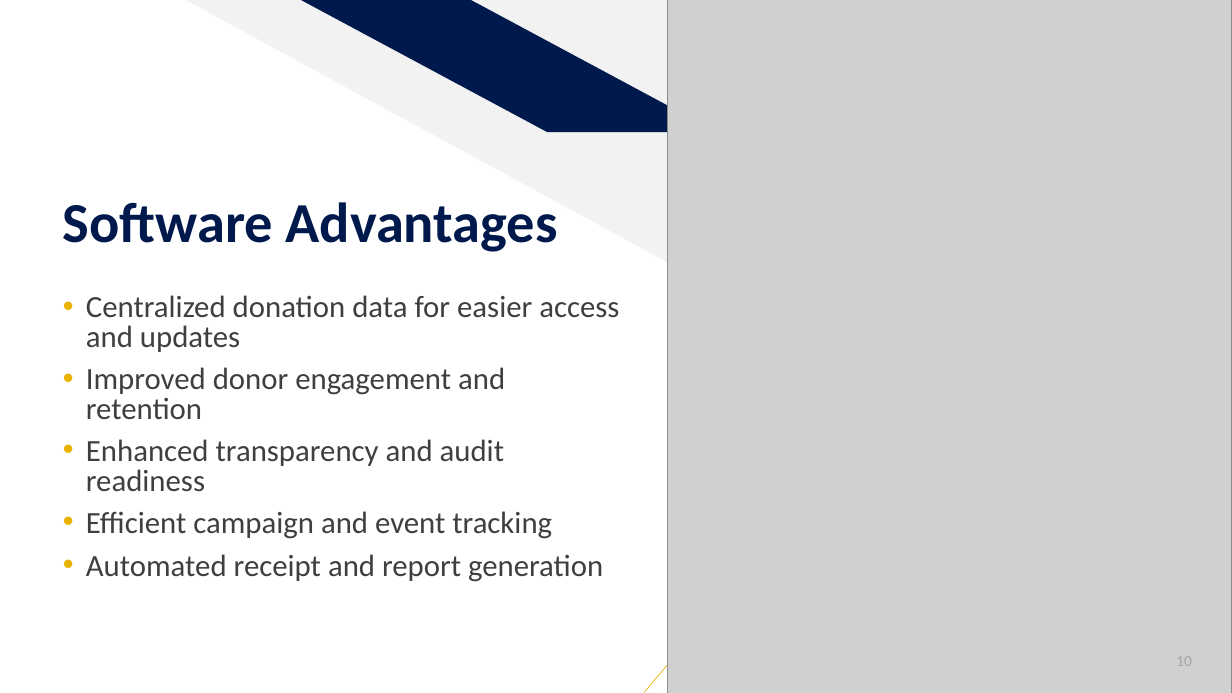
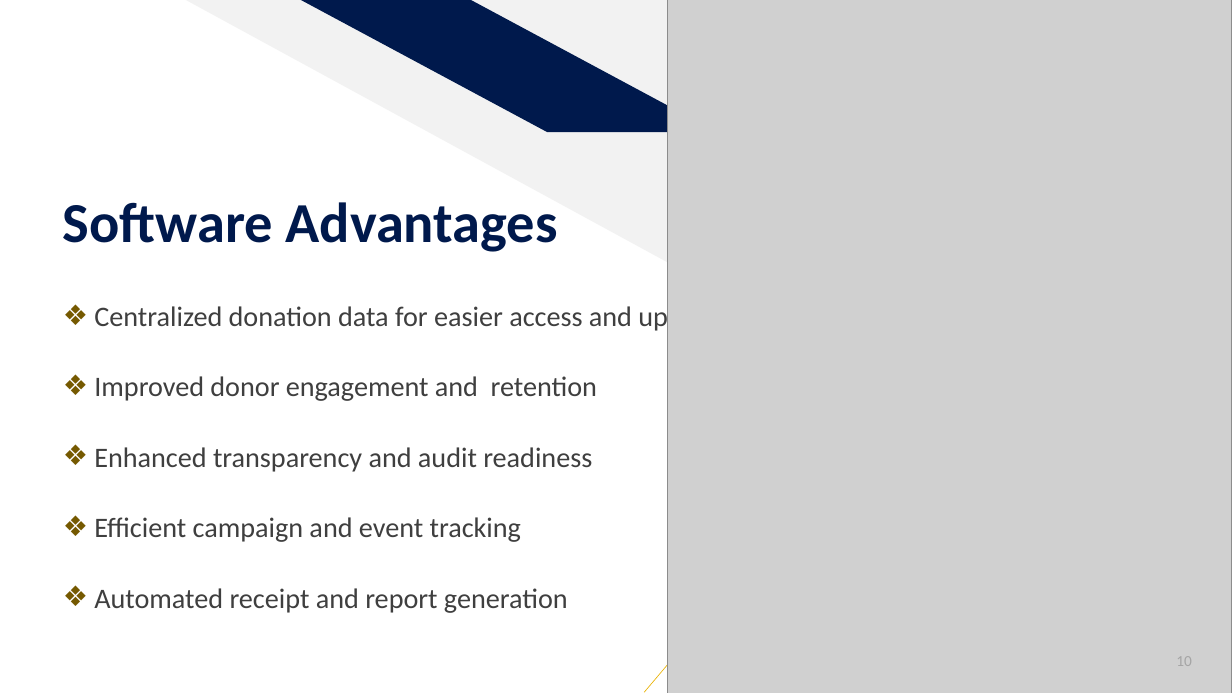
Before and after one commit to SharminAkter13/php_project, a slide deck: slide 10 of project_proposal/1288188_Sharmin_Akter.pptx. Drawn at 1232x693 pixels with LibreOffice and Linux fonts; fonts in the diff are those of the drawing; grey boxes stand for pictures. Boxes give left, top, right and bottom in pixels: in the first picture for what was removed or moved away, otherwise in the second. Text is boxed around its words. In the diff, an @@ line names an element or a change of style, - is before the commit and + after.

```diff
--- a/project_proposal/1288188_Sharmin_Akter.pptx
+++ b/project_proposal/1288188_Sharmin_Akter.pptx
@@ text "Centralized donation data for easier ..." moved from (x1=86, y1=295, x2=619, y2=582) to (x1=94, y1=303, x2=730, y2=613) @@
@@ text "Centralized donation data for easier ..." at (x1=94, y1=303, x2=730, y2=613): size 24 to 22 pt; bullet • to ❖; line spacing 0.8 to 1.7; bullet colour #EAB200 to #755900 @@
```
Also in this commit, not shown: 15 other slides changed.
